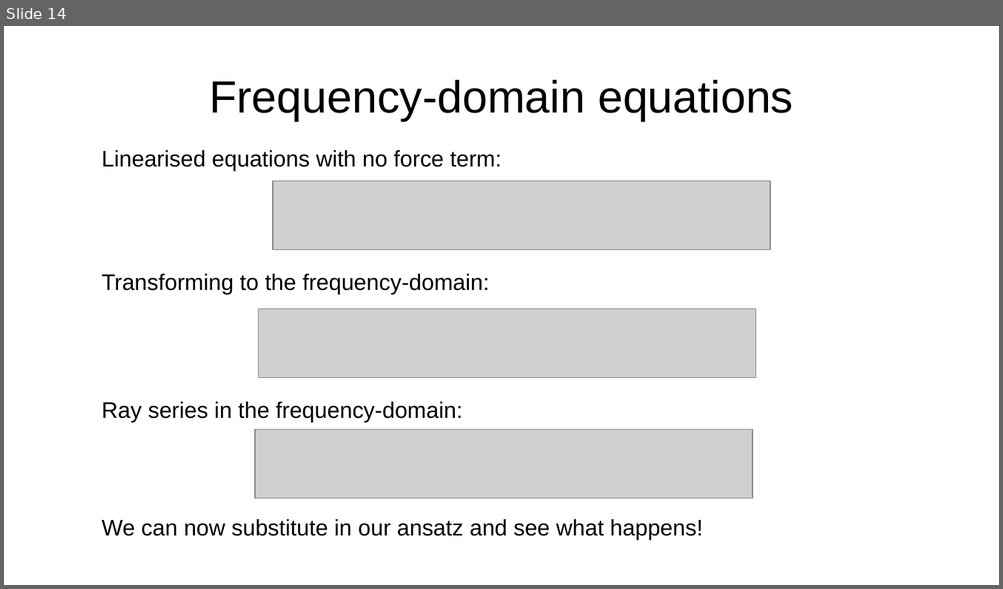
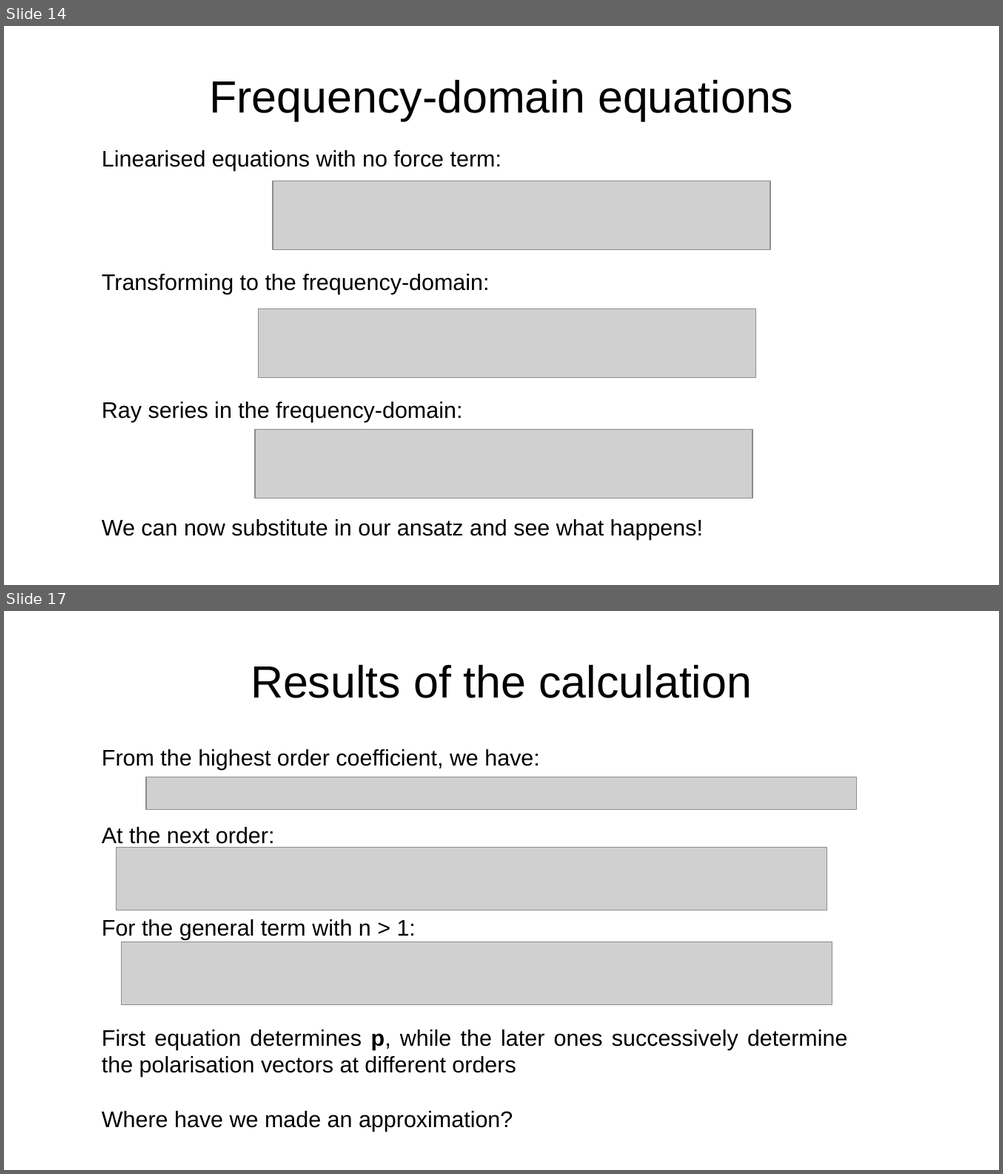
Before and after one commit to da380/PEPLectures, a slide deck: slides/slides5.odp. Shown one above the other, each under a label of ours: slide 14 before the commit, slides 14 and 17 after it; the slides between them are not shown. The pictures are 1003x589 and 1003x1174 pixels, drawn with LibreOffice and Linux fonts; fonts in the diff are those of the drawing; grey boxes stand for pictures. Boxes give left, top, right and bottom in pixels: in the first picture for what was removed or moved away, otherwise in the second. Text is boxed around its words. In the diff, an @@ line names an element or a change of style, - is before the commit and + after.

```diff
--- a/slides/slides5.odp
+++ b/slides/slides5.odp
@@ slide 17 added at [4,611,999,1170], background #FFFFFF @@
@@ title added at [250,664,751,698], 36 pt, text #000000 @@
+Results of the calculation
@@ text added at [102,749,540,770], 18 pt, text #000000 @@
+From the highest order coefficient, we have:
@@ picture added at [145,777,856,809] @@
@@ text added at [102,827,275,848], 18 pt, text #000000 @@
+At the next order:
@@ picture added at [116,848,827,911] @@
@@ text added at [102,920,415,940], 18 pt, text #000000 @@
+For the general term with n > 1:
@@ picture added at [122,943,831,1005] @@
@@ text added at [102,1030,847,1132], 18 pt, text #000000 @@
+First equation determines p, while the later ones successively determine the polarisation vectors at different orders
+Where have we made an approximation?
```
Also in this commit, not shown: 1 slide changed, 12 other slides added, 4 other files.
